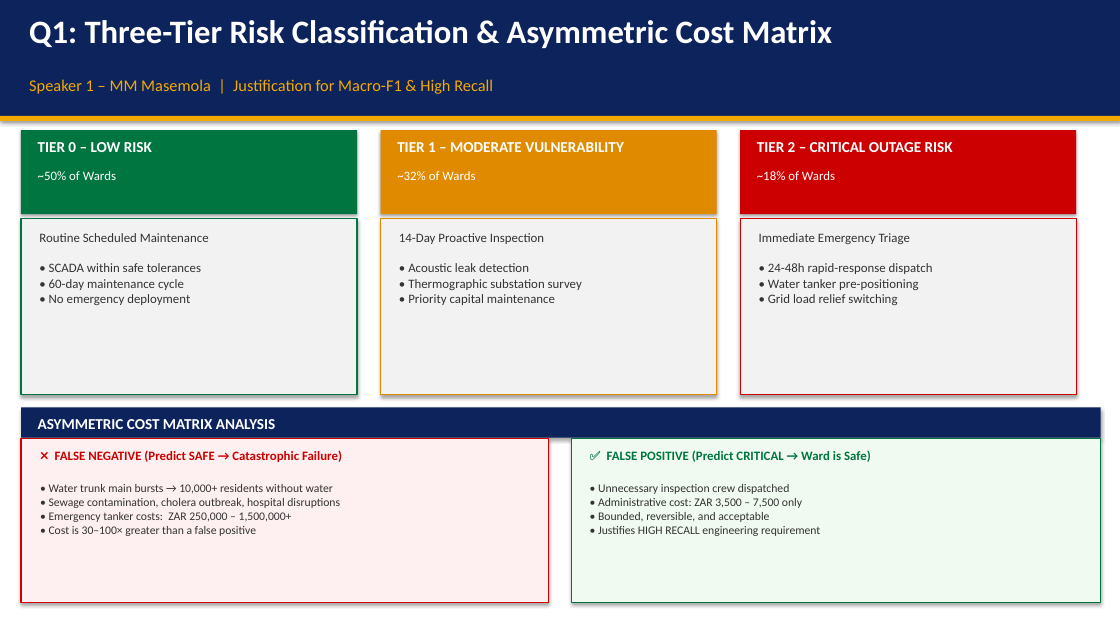
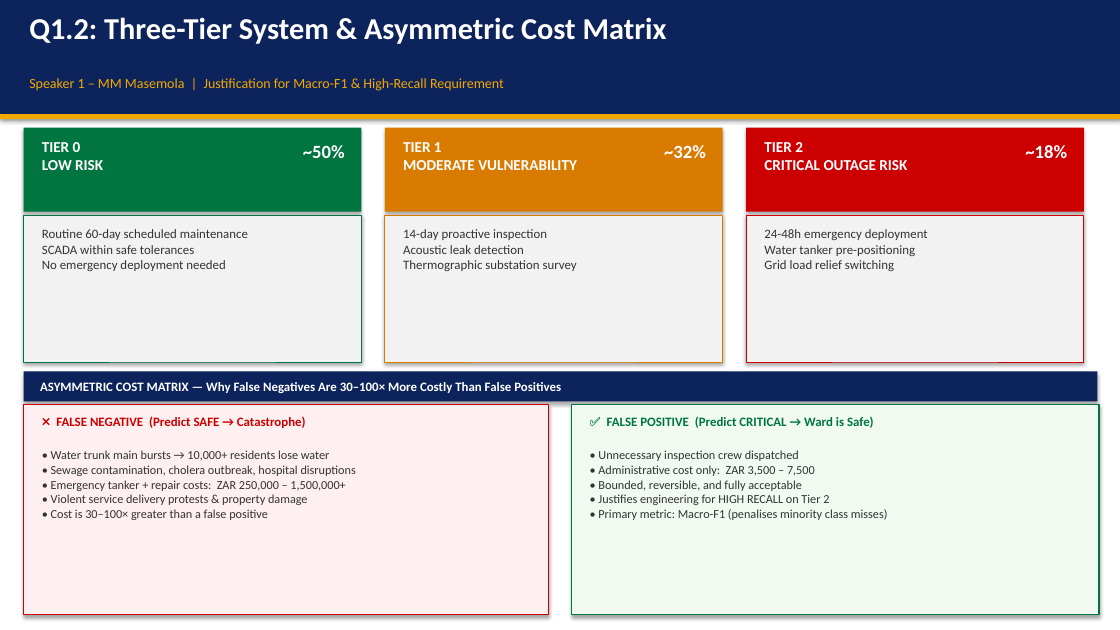
Before and after one commit to mrTruth-code/South-African-Municipal-Service-Delivery-Risk-Triage-System, a slide deck: slide 4 of docs/presentation.pptx. Drawn at 1120x630 pixels with LibreOffice and Linux fonts; fonts in the diff are those of the drawing. Boxes give left, top, right and bottom in pixels: in the first picture for what was removed or moved away, otherwise in the second. Text is boxed around its words. In the diff, an @@ line names an element or a change of style, - is before the commit and + after.

```diff
--- a/docs/presentation.pptx
+++ b/docs/presentation.pptx
@@ text at <box>29,17,667,44</box>: text changed; size 28 to 26 pt @@
-Q1: Three-Tier Risk Classification & Asymmetric Cost Matrix
+Q1.2: Three-Tier System & Asymmetric Cost Matrix
@@ text at <box>29,78,504,91</box>: text changed; size 14 to 12 pt @@
-Speaker 1 – MM Masemola | Justification for Macro-F1 & High Recall
+Speaker 1 – MM Masemola | Justification for Macro-F1 & High-Recall Requirement
@@ text at <box>42,142,103,170</box>: text changed @@
-TIER 0 – LOW RISK
+TIER 0
+LOW RISK
@@ text at <box>303,145,345,158</box>: text changed; size 11 to 16 pt; bold on @@
-~50% of Wards
+~50%
@@ 3 rectangles: place and size @@
-3 rectangles at <box>21,130,1076,214</box>
+3 rectangles at <box>24,128,1084,212</box>
@@ rectangle at <box>385,128,723,212</box>: fill #E08A00 to #D97B00 @@
@@ text at <box>403,142,577,170</box>: text changed @@
-TIER 1 – MODERATE VULNERABILITY
+TIER 1
+MODERATE VULNERABILITY
@@ text at <box>664,145,706,158</box>: text changed; size 11 to 16 pt; bold on @@
-~32% of Wards
+~32%
@@ text at <box>764,142,907,170</box>: text changed @@
-TIER 2 – CRITICAL OUTAGE RISK
+TIER 2
+CRITICAL OUTAGE RISK
@@ text at <box>1025,145,1067,158</box>: text changed; size 11 to 16 pt; bold on @@
-~18% of Wards
+~18%
@@ rectangle: place and size @@
-rectangle at <box>21,218,357,395</box>
+rectangle at <box>24,215,361,362</box>
@@ rectangle at <box>24,215,361,362</box>: outline #007540 1 pt to #007540 0.8 pt @@
@@ text at <box>42,229,248,271</box>: text changed @@
-Routine Scheduled Maintenance
-• SCADA within safe tolerances
-• 60-day maintenance cycle
-• No emergency deployment
+Routine 60-day scheduled maintenance
+SCADA within safe tolerances
+No emergency deployment needed
@@ rectangle: place and size @@
-rectangle at <box>381,218,717,395</box>
+rectangle at <box>385,215,723,362</box>
@@ rectangle at <box>385,215,723,362</box>: outline #E08A00 1 pt to #D97B00 0.8 pt @@
@@ text at <box>403,229,577,271</box>: text changed @@
-14-Day Proactive Inspection
-• Acoustic leak detection
-• Thermographic substation survey
-• Priority capital maintenance
+14-day proactive inspection
+Acoustic leak detection
+Thermographic substation survey
@@ rectangle: place and size @@
-rectangle at <box>740,218,1076,395</box>
+rectangle at <box>746,215,1084,362</box>
@@ rectangle at <box>746,215,1084,362</box>: outline #CC0000 1 pt to #CC0000 0.8 pt @@
@@ text at <box>764,229,928,271</box>: text changed @@
-Immediate Emergency Triage
-• 24-48h rapid-response dispatch
-• Water tanker pre-positioning
-• Grid load relief switching
+24-48h emergency deployment
+Water tanker pre-positioning
+Grid load relief switching
@@ rectangle: place and size @@
-rectangle at <box>21,408,1101,438</box>
+rectangle at <box>24,371,1097,402</box>
@@ text at <box>40,382,561,393</box>: text changed; size 13 to 11 pt @@
-ASYMMETRIC COST MATRIX ANALYSIS
+ASYMMETRIC COST MATRIX — Why False Negatives Are 30–100× More Costly Than False Positives
@@ rectangle: place and size @@
-rectangle at <box>21,439,549,602</box>
+rectangle at <box>24,405,549,615</box>
@@ text at <box>56,416,306,428</box>: text changed @@
-❌ FALSE NEGATIVE (Predict SAFE → Catastrophic Failure)
+❌ FALSE NEGATIVE (Predict SAFE → Catastrophe)
@@ rectangle: place and size @@
-rectangle at <box>571,439,1101,602</box>
+rectangle at <box>571,405,1099,615</box>
@@ text "✅ FALSE POSITIVE (Predict CRITICAL ...": place and size @@
-text "✅ FALSE POSITIVE (Predict CRITICAL ..." at <box>607,450,871,462</box>
+text "✅ FALSE POSITIVE (Predict CRITICAL ..." at <box>607,416,874,428</box>
@@ text at <box>51,450,356,520</box>: text changed; size 10 to 10.5 pt @@
-• Water trunk main bursts → 10,000+ residents without water
-• Sewage contamination, cholera outbreak, hospital disruptions
-• Emergency tanker costs: ZAR 250,000 – 1,500,000+
-• Cost is 30–100× greater than a false positive
+• Water trunk main bursts → 10,000+ residents lose water
+• Sewage contamination, cholera outbreak, hospital disruptions
+• Emergency tanker + repair costs: ZAR 250,000 – 1,500,000+
+• Violent service delivery protests & property damage
+• Cost is 30–100× greater than a false positive
@@ text at <box>598,450,888,520</box>: text changed; size 10 to 10.5 pt @@
-• Unnecessary inspection crew dispatched
-• Administrative cost: ZAR 3,500 – 7,500 only
-• Bounded, reversible, and acceptable
-• Justifies HIGH RECALL engineering requirement
+• Unnecessary inspection crew dispatched
+• Administrative cost only: ZAR 3,500 – 7,500
+• Bounded, reversible, and fully acceptable
+• Justifies engineering for HIGH RECALL on Tier 2
+• Primary metric: Macro-F1 (penalises minority class misses)
```
Also in this commit, not shown: 17 other slides changed, 1 slide added, 1 slide removed, 1 other file.
